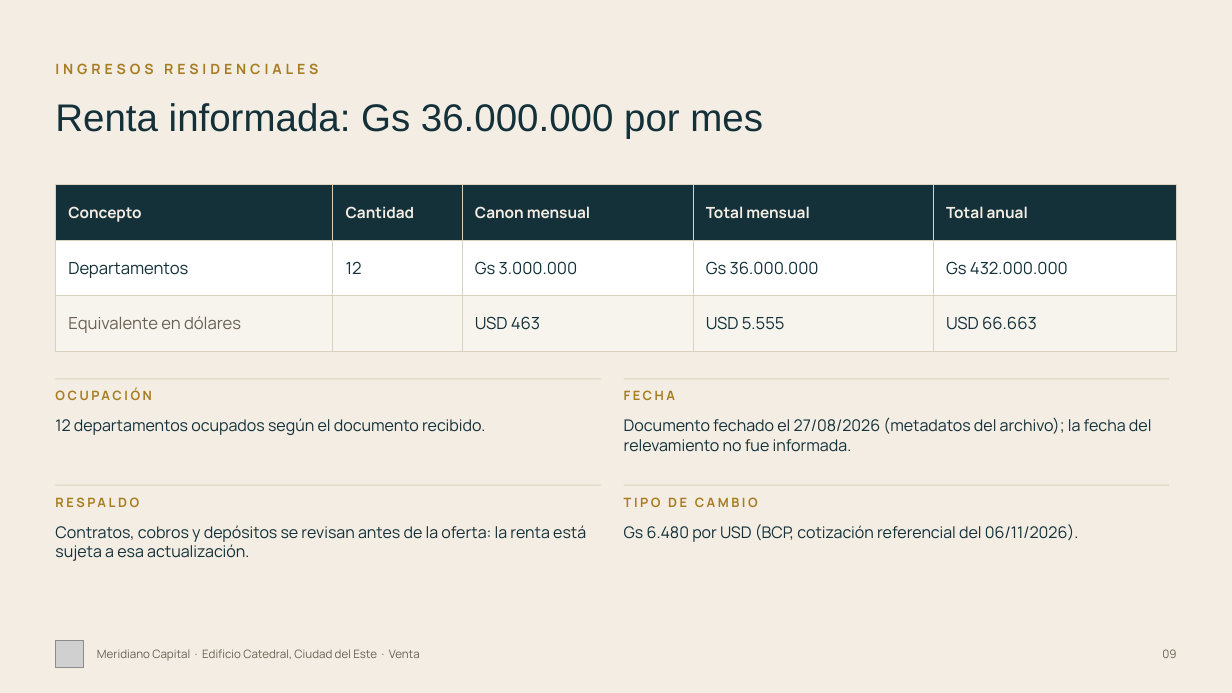
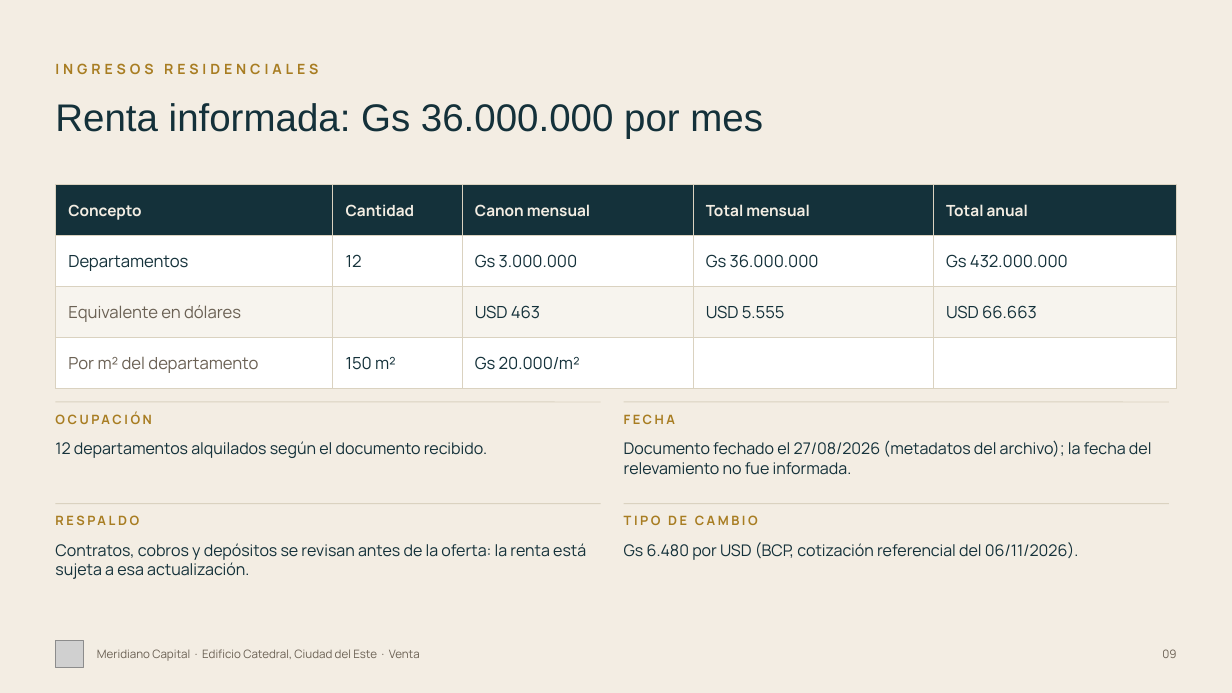
Before and after one commit to juanjosecastillo608/Meridiano-Capital, a slide deck: slide 9 of projects/meridiano-capital/presentaciones/edificio-catedral/entregables/Edificio_Catedral_Meridiano_FINAL.pptx. Drawn at 1232x693 pixels with LibreOffice and Linux fonts; fonts in the diff are those of the drawing; grey boxes stand for pictures. Boxes give left, top, right and bottom in pixels: in the first picture for what was removed or moved away, otherwise in the second. Text is boxed around its words. In the diff, an @@ line names an element or a change of style, - is before the commit and + after.

```diff
--- a/projects/meridiano-capital/presentaciones/edificio-catedral/entregables/Edificio_Catedral_Meridiano_FINAL.pptx
+++ b/projects/meridiano-capital/presentaciones/edificio-catedral/entregables/Edificio_Catedral_Meridiano_FINAL.pptx
@@ table at [55, 185, 1177, 377] @@
+row 4: Por m² del departamento | 150 m² | Gs 20.000/m² |  | 
@@ 3 texts, 2 lines: place and size @@
-3 texts, 2 lines at [55, 379, 1169, 452]
+3 texts, 2 lines at [55, 402, 1169, 475]
@@ text at [55, 441, 487, 458]: text changed @@
-12 departamentos ocupados según el documento recibido.
+12 departamentos alquilados según el documento recibido.
@@ 4 texts, 2 lines: place and size @@
-4 texts, 2 lines at [55, 485, 1169, 561]
+4 texts, 2 lines at [55, 504, 1169, 579]
```
Also in this commit, not shown: 11 other slides changed, 16 other files.
